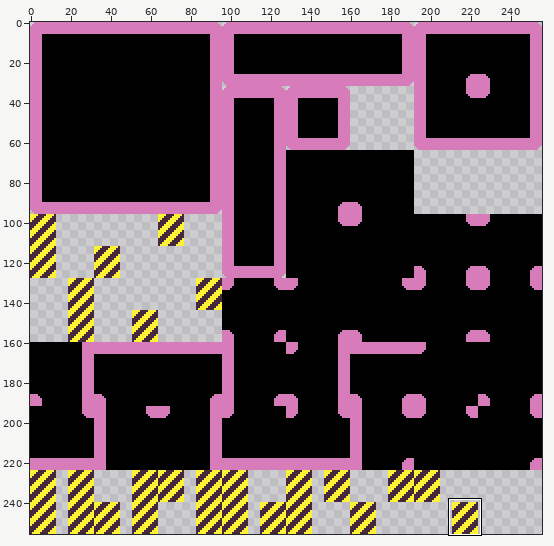
Pixel-art file: scenes/levels/tile/testtileset.aseprite. Above: a wide view before the commit, with the close-up outlined.
Close-up. Old version:
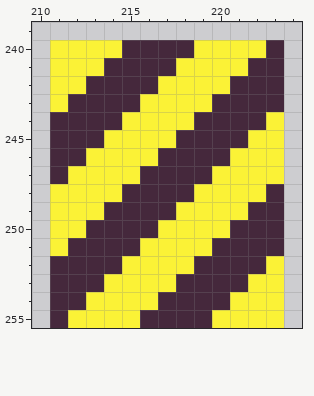
256x256 pixels, 1 frame. Shown: x 210..224, y 239..255. The commit also changed other parts of the picture, which this record leaves out.
Once edited:
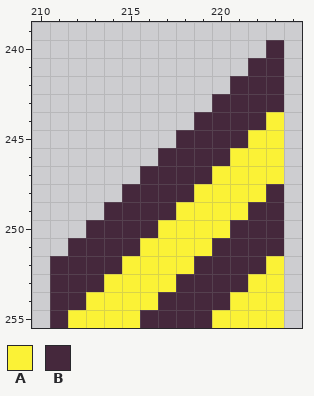
Palette (. is transparent): A #fbf236  B #45283c
Change:
@@ x 210..224 @@
 239 ...............
-240 .AAAABBBBAAAAB.
-241 .AAABBBBAAAABB.
-242 .AABBBBAAAABBB.
-243 .ABBBBAAAABBBB.
-244 .BBBBAAAABBBBA.
-245 .BBBAAAABBBBAA.
-246 .BBAAAABBBBAAA.
-247 .BAAAABBBBAAAA.
-248 .AAAABBBBAAAAB.
-249 .AAABBBBAAAABB.
-250 .AABBBBAAAABBB.
-251 .ABBBBAAAABBBB.
+240 .............B.
+241 ............BB.
+242 ...........BBB.
+243 ..........BBBB.
+244 .........BBBBA.
+245 ........BBBBAA.
+246 .......BBBBAAA.
+247 ......BBBBAAAA.
+248 .....BBBBAAAAB.
+249 ....BBBBAAAABB.
+250 ...BBBBAAAABBB.
+251 ..BBBBAAAABBBB.
 252 .BBBBAAAABBBBA.
